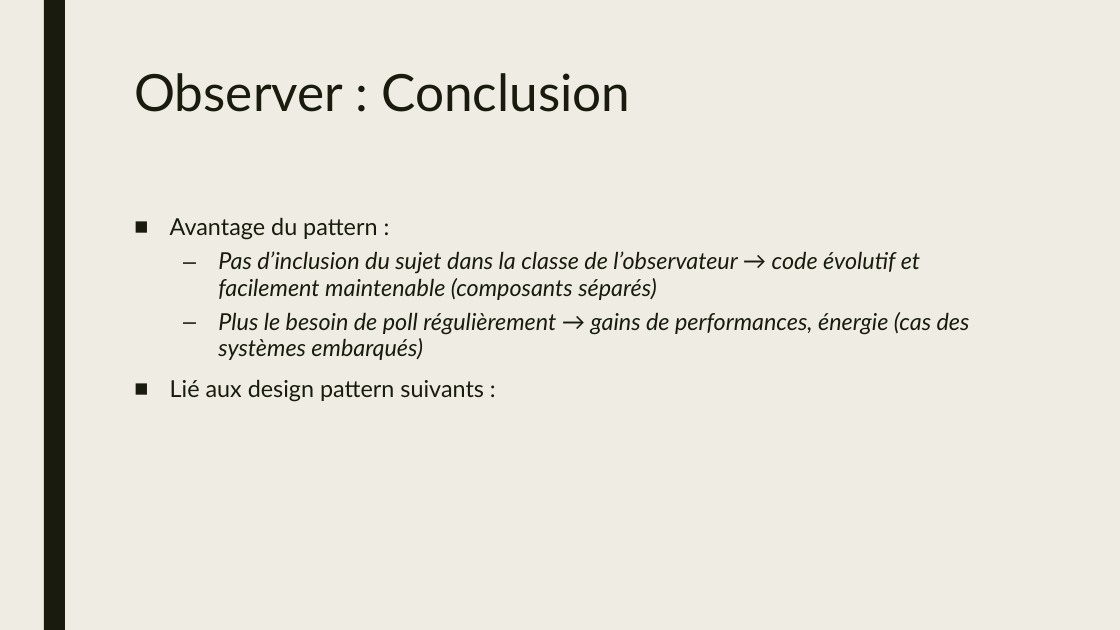
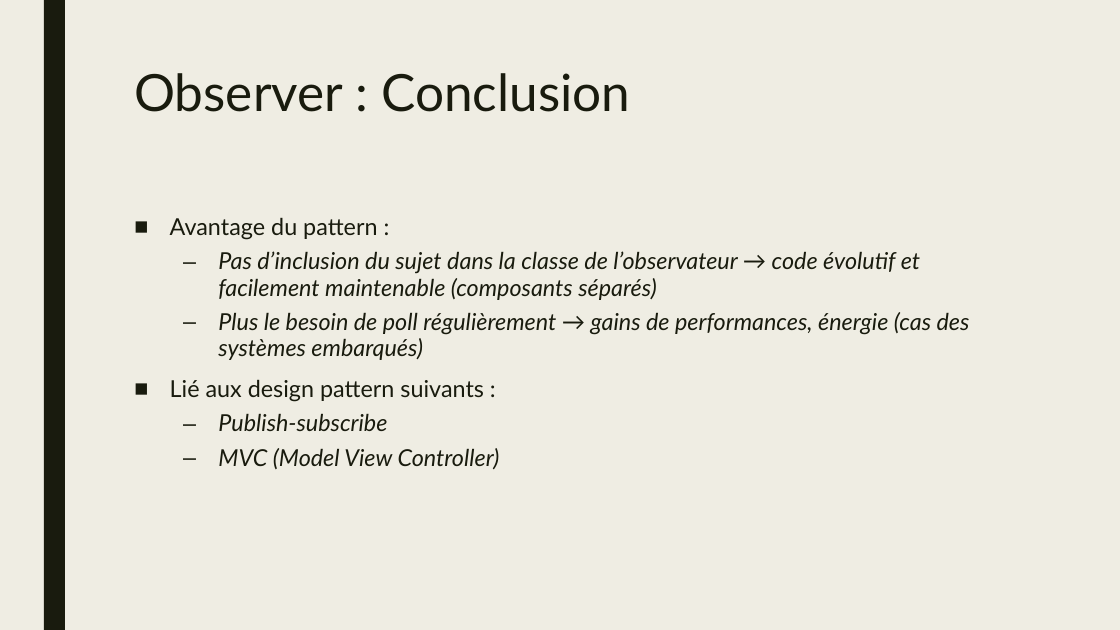
Before and after one commit to klagrassa/observer_dp, a slide deck: slide 7 of presentation.pptx. Drawn at 1120x630 pixels with LibreOffice and Linux fonts; fonts in the diff are those of the drawing. Boxes give left, top, right and bottom in pixels: in the first picture for what was removed or moved away, otherwise in the second. Text is boxed around its words. In the diff, an @@ line names an element or a change of style, - is before the commit and + after.

```diff
--- a/presentation.pptx
+++ b/presentation.pptx
@@ text at bbox=[218, 413, 500, 469]: paragraphs added @@
+  – Publish-subscribe
+  – MVC (Model View Controller)
```
Also in this commit, not shown: 3 other slides changed, 4 other files.
